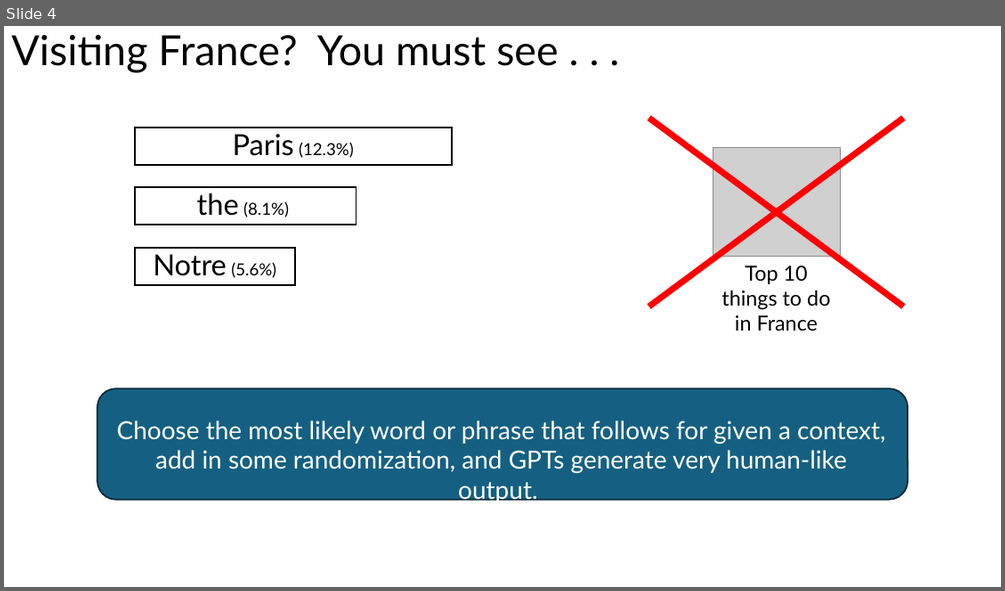
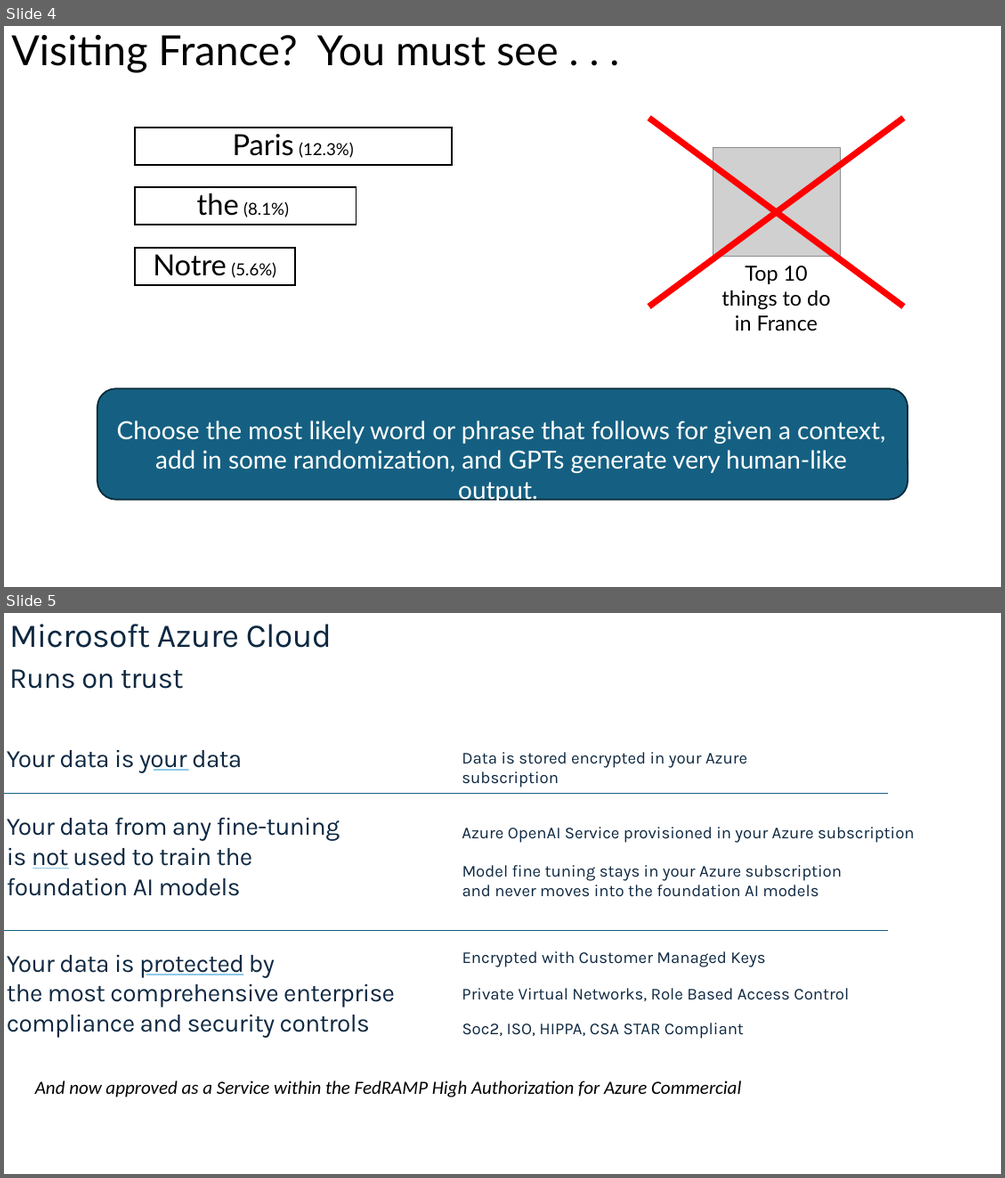
Before and after one commit to kevintupper/presentations, a slide deck: 2024-04-17__Empowering_your_Statistics_with_Better_Stories/ppt/better_stories.pptx. Shown one above the other, each under a label of ours: slide 4 before the commit, slides 4 and 5 after it. The pictures are 1005x591 and 1005x1178 pixels, drawn with LibreOffice and Linux fonts; fonts in the diff are those of the drawing; grey boxes stand for pictures. Boxes give left, top, right and bottom in pixels: in the first picture for what was removed or moved away, otherwise in the second. Text is boxed around its words. In the diff, an @@ line names an element or a change of style, - is before the commit and + after.

```diff
--- a/2024-04-17__Empowering_your_Statistics_with_Better_Stories/ppt/better_stories.pptx
+++ b/2024-04-17__Empowering_your_Statistics_with_Better_Stories/ppt/better_stories.pptx
@@ slide 5 added at [4,613,1001,1174], background #FFFFFF @@
@@ text added at [9,624,332,648], 32 pt, text #0E2841 @@
+Microsoft Azure Cloud
@@ text added at [9,669,184,689], 28 pt, text #0E2841 @@
+Runs on trust
@@ title added at [7,750,242,772], 24 pt, text #0E2841 @@
+Your data is your data
@@ line added from (154, 770) to (188, 770), #CD9AD0 1.5 pt @@
@@ text added at [461,752,747,787], 16 pt, text #0E2841 @@
+Data is stored encrypted in your Azure subscription
@@ line added from (4, 793) to (888, 793), #156082 1 pt @@
@@ text added at [7,817,340,896], 24 pt, text #0E2841 @@
+Your data from any fine-tuning
+is not used to train the foundation AI models
@@ text added at [461,827,914,843], 16 pt, text #0E2841 @@
+Azure OpenAI Service provisioned in your Azure subscription
@@ line added from (33, 868) to (68, 868), #CD9AD0 1.5 pt @@
@@ text added at [462,865,842,897], 16 pt, text #0E2841 @@
+Model fine tuning stays in your Azure subscription and never moves into the foundation AI models
@@ line added from (4, 930) to (888, 930), #156082 1 pt @@
@@ text added at [7,955,395,1037], 24 pt, text #0E2841 @@
+Your data is protected by
+the most comprehensive enterprise compliance and security controls
@@ text added at [462,951,765,967], 16 pt, text #0E2841 @@
+Encrypted with Customer Managed Keys
@@ line added from (146, 975) to (243, 975), #CD9AD0 1.5 pt @@
@@ text added at [461,988,849,1001], 16 pt, text #0E2841 @@
+Private Virtual Networks, Role Based Access Control
@@ text added at [462,1022,744,1038], 16 pt, text #0E2841 @@
+Soc2, ISO, HIPPA, CSA STAR Compliant
@@ text added at [35,1080,741,1097], 18 pt, text #000000, italic @@
+And now approved as a Service within the FedRAMP High Authorization for Azure Commercial
```
Also in this commit, not shown: 1 other slide added, 3 other files.
